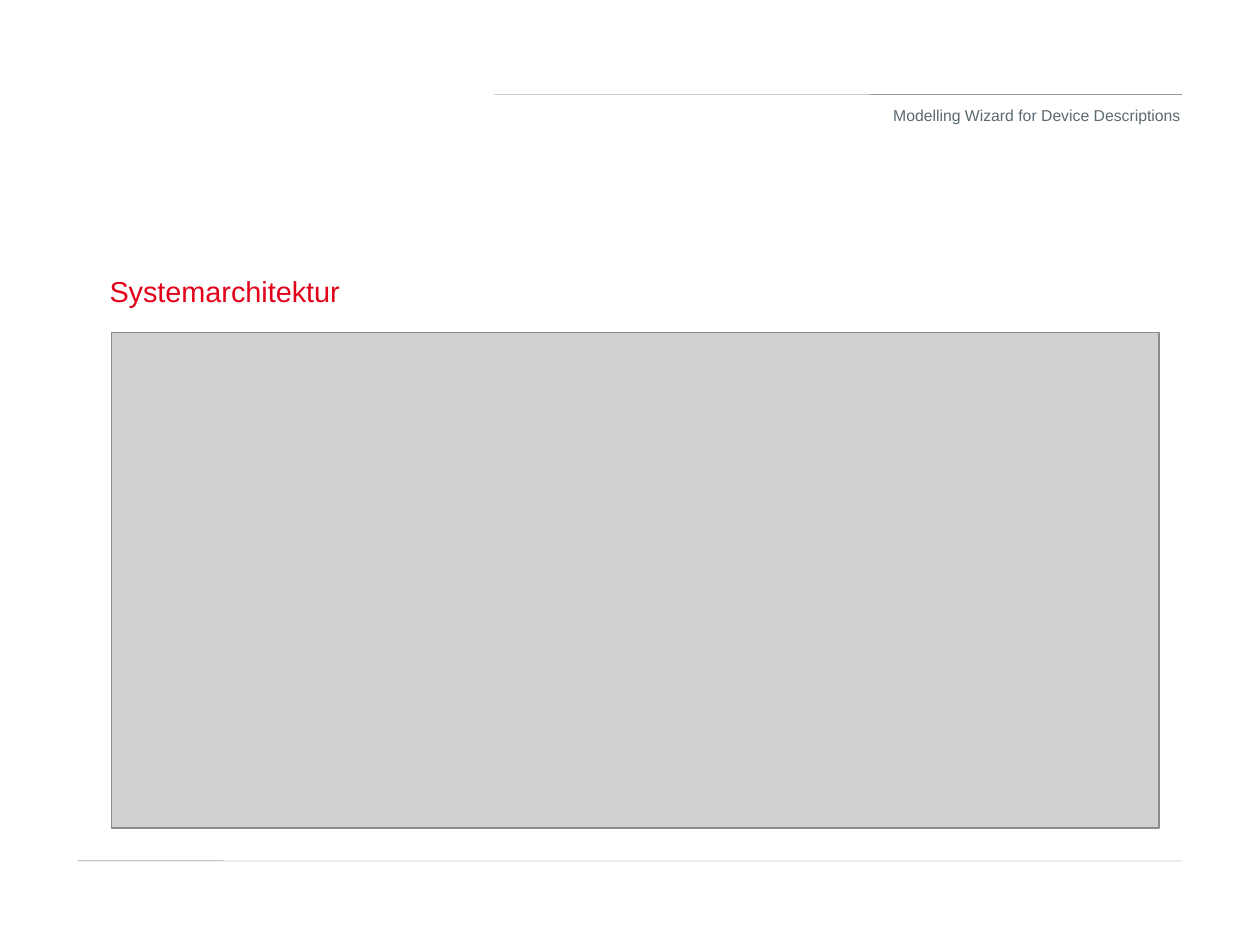
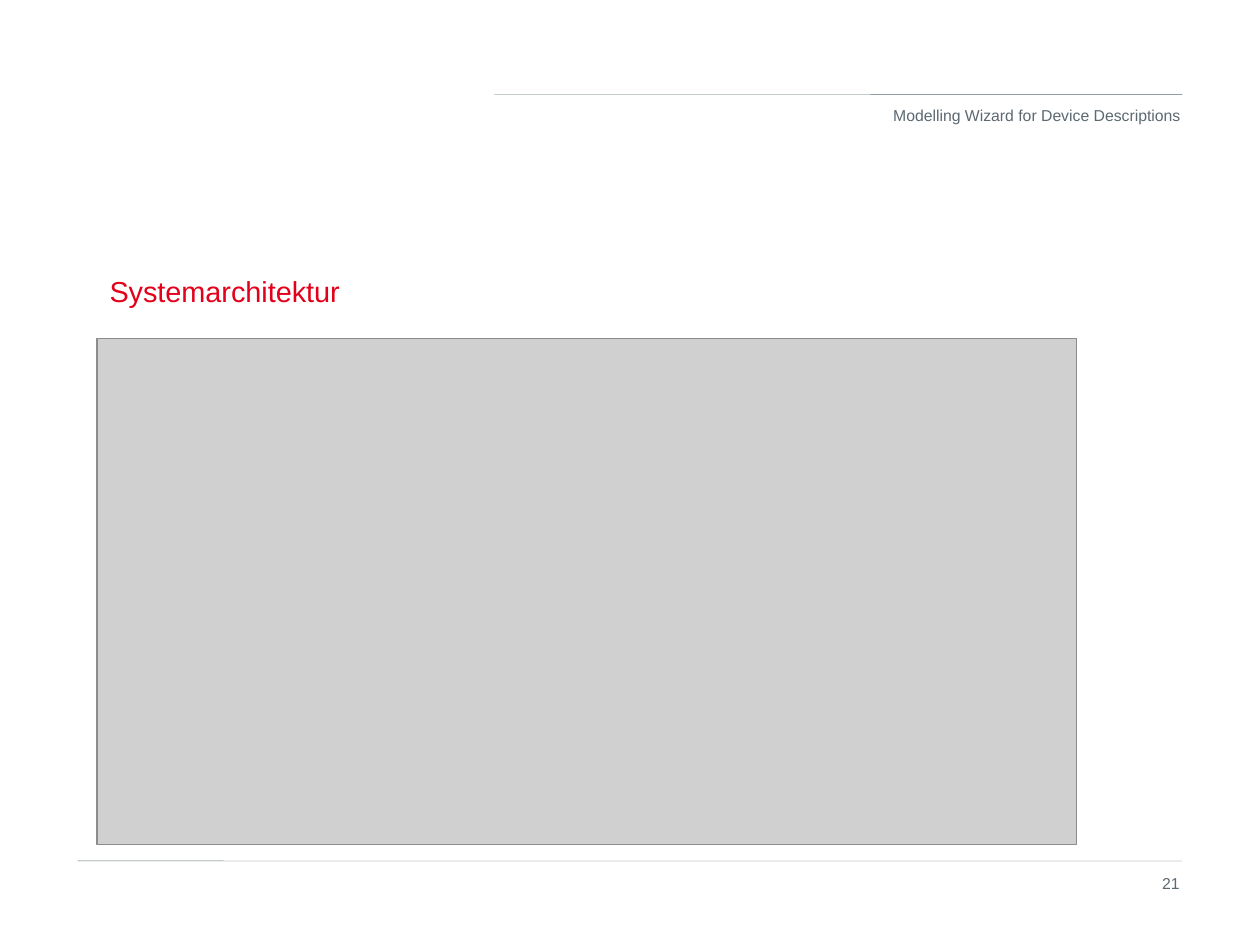
Before and after one commit to H4CK3R-01/TINF20C_ModellingWizard_Devices, a slide deck: slide 21 of PROJECT/Presentation/srs-presentation.pptx. Drawn at 1260x945 pixels with LibreOffice and Linux fonts; fonts in the diff are those of the drawing; grey boxes stand for pictures; background and template pictures are left out. Boxes give left, top, right and bottom in pixels: in the first picture for what was removed or moved away, otherwise in the second. Text is boxed around its words. In the diff, an @@ line names an element or a change of style, - is before the commit and + after.

```diff
--- a/PROJECT/Presentation/srs-presentation.pptx
+++ b/PROJECT/Presentation/srs-presentation.pptx
@@ picture: place and size @@
-picture at (112,333,1159,828)
+picture at (97,338,1077,844)
@@ page number added at (1162,878,1180,889), 9 pt, text #5C6971 @@
+21
```
Also in this commit, not shown: 24 other slides changed, 1 slide added.
